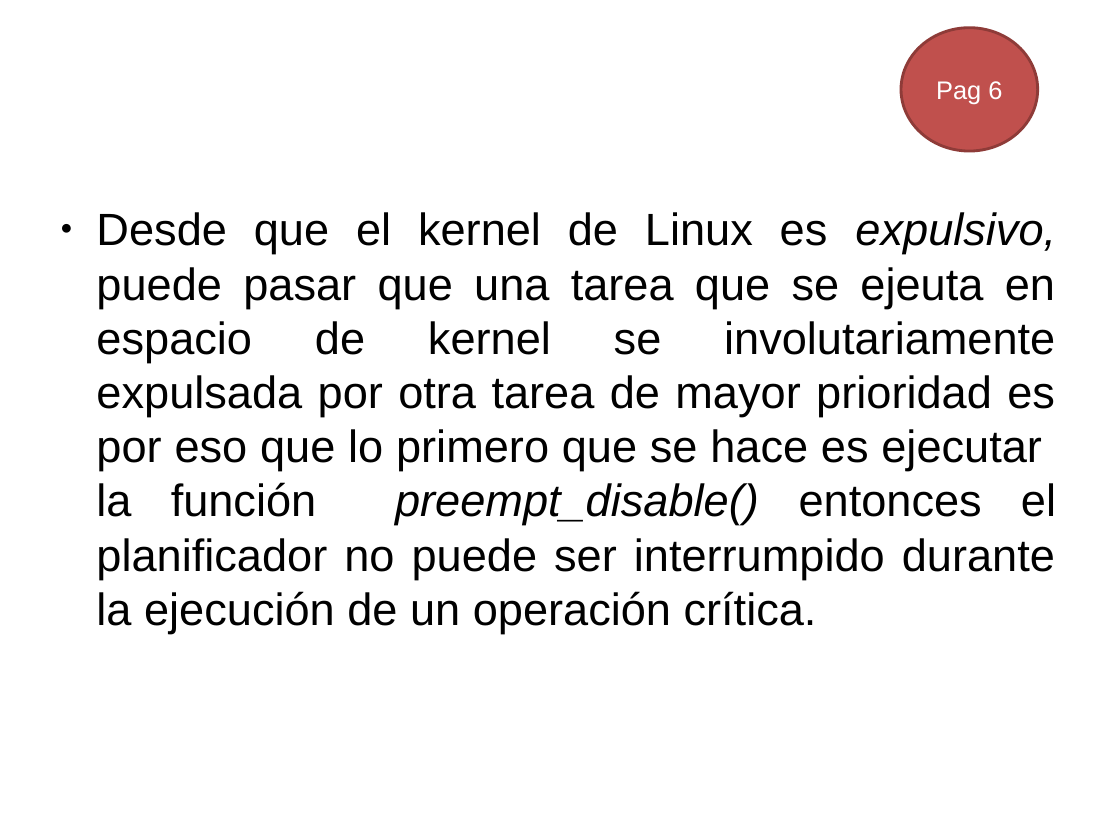
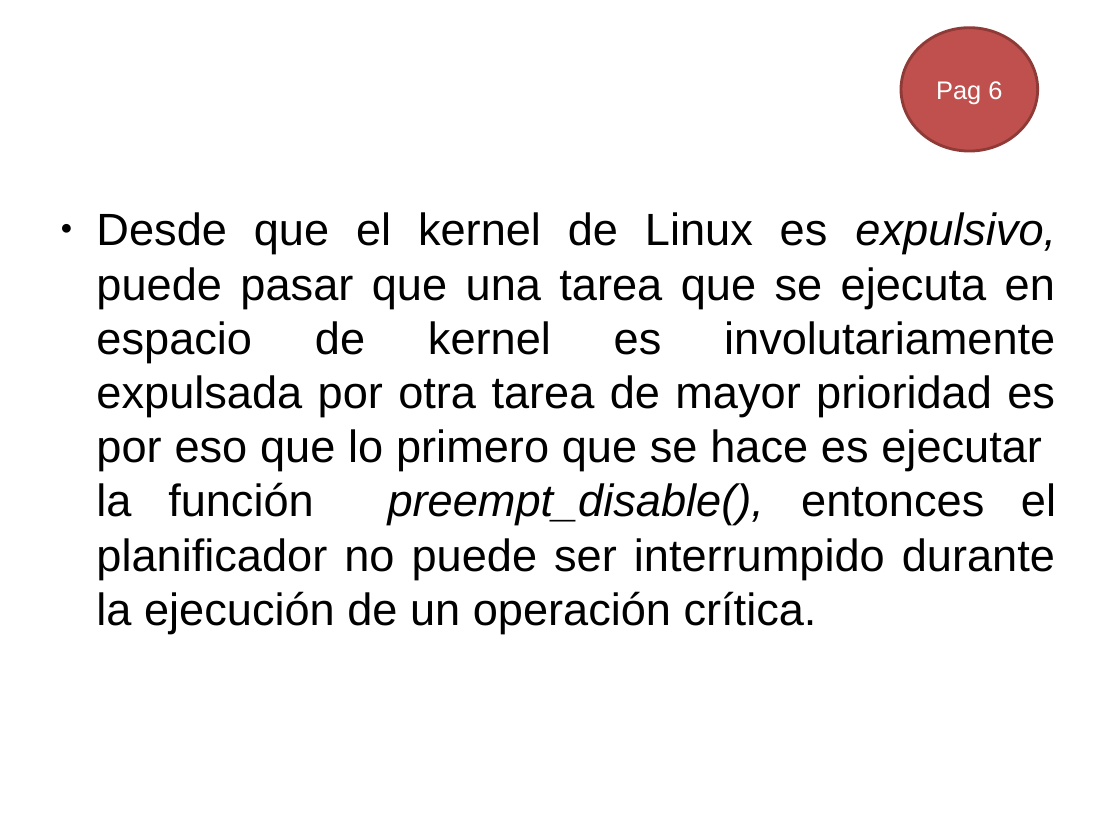
Before and after one commit to gwolf/clase-sistop-2017-01, a slide deck: slide 18 of exposiciones/planificadorCFS/planificadorCFS.pptx. Drawn at 1120x840 pixels with LibreOffice and Linux fonts; fonts in the diff are those of the drawing; background and template pictures are left out. Boxes give left, top, right and bottom in pixels: in the first picture for what was removed or moved away, otherwise in the second. Text is boxed around its words. In the diff, an @@ line names an element or a change of style, - is before the commit and + after.

```diff
--- a/exposiciones/planificadorCFS/planificadorCFS.pptx
+++ b/exposiciones/planificadorCFS/planificadorCFS.pptx
@@ text at bbox=[96, 212, 1056, 634]: text changed @@
-● Desde que el kernel de Linux es expulsivo, puede pasar que una tarea que se ejeuta en espacio de kernel se involutariamente expulsada por otra tarea de mayor prioridad es por eso que lo primero que se hace es ejecutar la función preempt_disable() entonces el planificador no puede ser interrumpido durante la ejecución de un operación crítica.
+● Desde que el kernel de Linux es expulsivo, puede pasar que una tarea que se ejecuta en espacio de kernel es involutariamente expulsada por otra tarea de mayor prioridad es por eso que lo primero que se hace es ejecutar la función preempt_disable(), entonces el planificador no puede ser interrumpido durante la ejecución de un operación crítica.
```
Also in this commit, not shown: 17 other slides changed.
